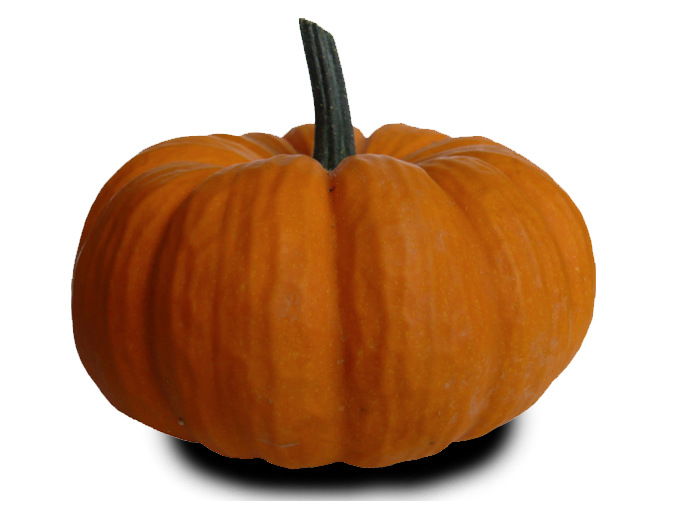
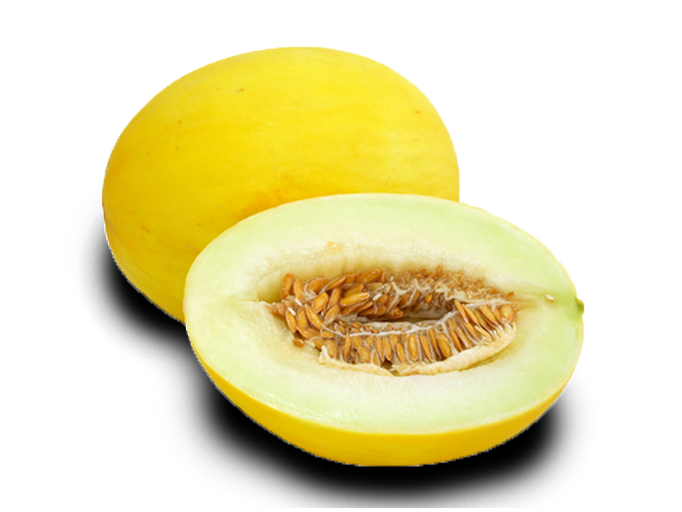
Before/after of a 682x512 layered artwork. What changed in the layer stack:
added layer "Layer 2" above "Layer 3" over (x1=97, y1=44, x2=585, y2=467)
added layer "Layer 3" above "Layer 1" over (x1=71, y1=179, x2=596, y2=508)
hid "Layer 1" over (x1=71, y1=18, x2=596, y2=501)
